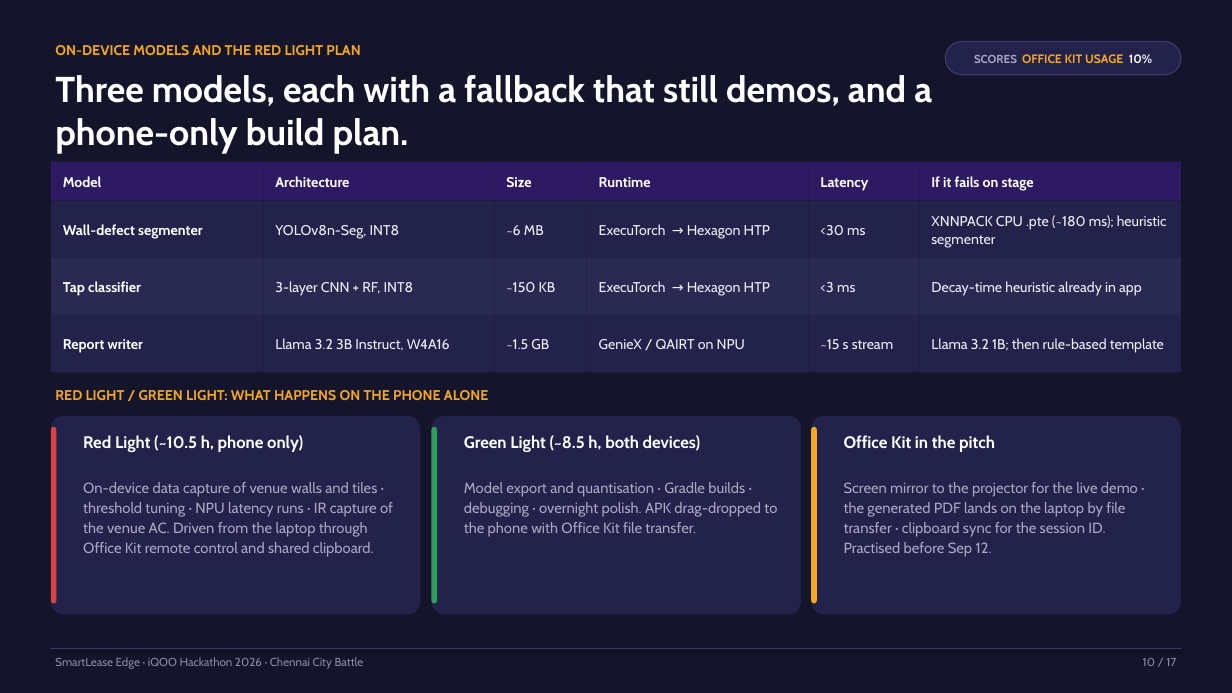
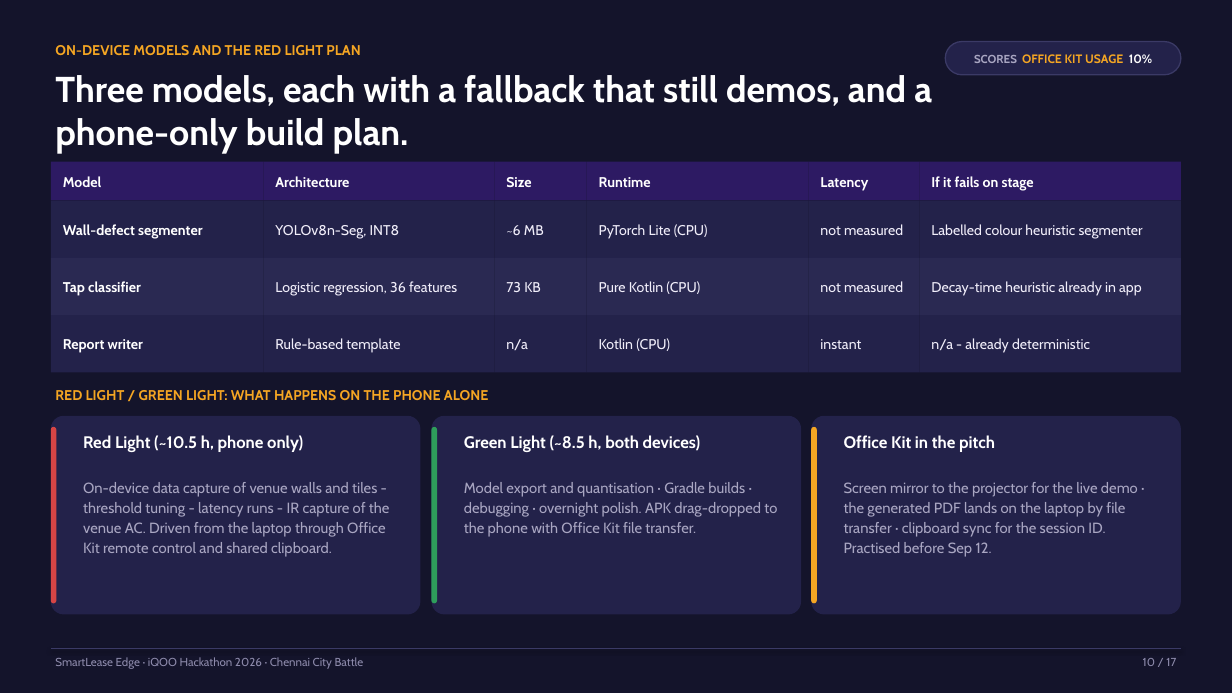
Before and after one commit to hameed0342j/smartlease-edge-chennai-H, a slide deck: slide 10 of docs/pitch/SmartLease-Edge-iQOO-Hackathon-2026.pptx. Drawn at 1232x693 pixels with LibreOffice and Linux fonts; fonts in the diff are those of the drawing. Boxes give left, top, right and bottom in pixels: in the first picture for what was removed or moved away, otherwise in the second. Text is boxed around its words. In the diff, an @@ line names an element or a change of style, - is before the commit and + after.

```diff
--- a/docs/pitch/SmartLease-Edge-iQOO-Hackathon-2026.pptx
+++ b/docs/pitch/SmartLease-Edge-iQOO-Hackathon-2026.pptx
@@ text at <box>599,224,708,239</box>: text changed @@
-ExecuTorch → Hexagon HTP
+PyTorch Lite (CPU)
@@ text at <box>820,224,903,235</box>: text changed @@
-<30 ms
+not measured
@@ text at <box>931,224,1143,239</box>: text changed @@
-XNNPACK CPU .pte (~180 ms); heuristic segmenter
+Labelled colour heuristic segmenter
@@ text at <box>275,281,457,296</box>: text changed @@
-3-layer CNN + RF, INT8
+Logistic regression, 36 features
@@ text at <box>506,282,541,292</box>: text changed @@
-~150 KB
+73 KB
@@ text at <box>599,281,700,294</box>: text changed @@
-ExecuTorch → Hexagon HTP
+Pure Kotlin (CPU)
@@ text at <box>820,281,903,292</box>: text changed @@
-<3 ms
+not measured
@@ text at <box>275,338,400,353</box>: text changed @@
-Llama 3.2 3B Instruct, W4A16
+Rule-based template
@@ text at <box>506,339,528,350</box>: text changed @@
-~1.5 GB
+n/a
@@ text at <box>599,338,670,351</box>: text changed @@
-GenieX / QAIRT on NPU
+Kotlin (CPU)
@@ text at <box>820,339,861,349</box>: text changed @@
-~15 s stream
+instant
@@ text at <box>931,338,1090,353</box>: text changed @@
-Llama 3.2 1B; then rule-based template
+n/a - already deterministic
@@ text at <box>83,482,390,557</box>: text changed @@
-On-device data capture of venue walls and tiles · threshold tuning · NPU latency runs · IR capture of the venue AC. Driven from the laptop through Office Kit remote control and shared clipboard.
+On-device data capture of venue walls and tiles - threshold tuning - latency runs - IR capture of the venue AC. Driven from the laptop through Office Kit remote control and shared clipboard.
```
Also in this commit, not shown: 14 other slides changed, 1 other file.
